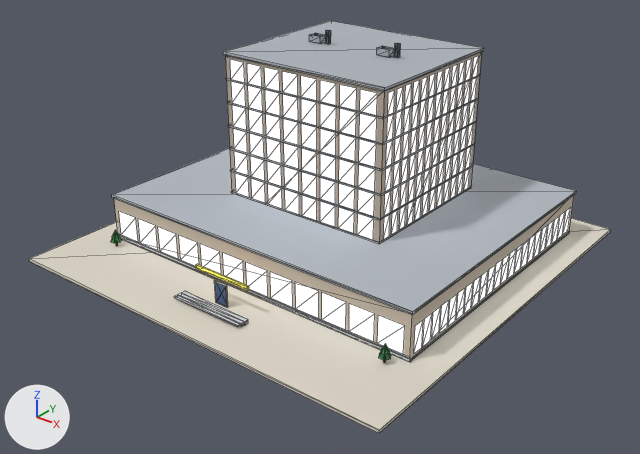
What one commit did to the glTF model public/models/x4/18.glb.
Rendered twice from a camera (50 mm lens) standing at (4.67, -5.98, 3.87) and looking at (0.12, -0.3, 0.35). Lighting does not change. The marker at lower left points along +X, +Y and +Z. The older version comes first. Mesh edges are drawn as thin lines. Vertices at exactly the same position are counted once.

Before the edit, the objects in view are built like this:
```python
me_b18_x4 = bpy.data.meshes.new('b18_x4')
me_b18_x4.from_pydata(...)  # 1946 vertices, 1192 faces; spans x -1.98..1.98, y -1.98..1.98, z 0.0..1.97
me_b18_x4.materials.append(mat_paving)
me_b18_x4.materials.append(mat_wall_cream)
me_b18_x4.materials.append(mat_roof_flat)
me_b18_x4.materials.append(mat_slab)
me_b18_x4.materials.append(mat_glow_window_shop)
me_b18_x4.materials.append(mat_concrete)
me_b18_x4.materials.append(mat_wall_beige)
me_b18_x4.materials.append(mat_glow_window_office)
me_b18_x4.materials.append(mat_white)
me_b18_x4.materials.append(mat_glass_dark)
me_b18_x4.materials.append(mat_glow_sign)
me_b18_x4.materials.append(mat_metal)
me_b18_x4.materials.append(mat_metal_dark)
me_b18_x4.materials.append(mat_trunk)
me_b18_x4.materials.append(mat_tree_green)
me_b18_x4.materials.append(mat_tree_dark)
ob_b18_x4 = bpy.data.objects.new('b18_x4', me_b18_x4)
ob_b18_x4.location = (0.0, 0.0, 0.0)
```
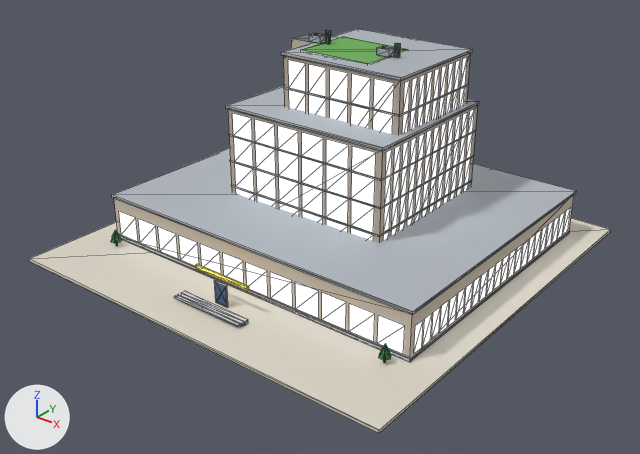
Location of each change, (x1, y1, x2, y2) in pixels of the pictures (640 x 454 px; the box of a moved part takes in the faces that stretch with it):
'b18_x4', reshaped
    before: (29, 21, 611, 433)
    after: (29, 29, 611, 433)
part 1 of me_b18_x4, moved or reshaped
    before: (223, 21, 484, 91)
    after: (283, 53, 470, 135)
part 2 of me_b18_x4, added (mostly hidden)
    after: (291, 32, 332, 49)
part 3 of me_b18_x4, moved or reshaped
    before: (232, 192, 379, 243)
    after: (231, 185, 379, 236)
part 4 of me_b18_x4, moved or reshaped
    before: (381, 186, 472, 242)
    after: (380, 180, 472, 236)
part 5 of me_b18_x4, moved or reshaped
    before: (230, 170, 379, 220)
    after: (230, 160, 380, 209)
part 6 of me_b18_x4, moved or reshaped
    before: (380, 165, 473, 220)
    after: (381, 155, 474, 209)
part 7 of me_b18_x4, moved or reshaped
    before: (228, 125, 381, 170)
    after: (229, 135, 381, 180)
part 8 of me_b18_x4, moved or reshaped
    before: (382, 121, 477, 170)
    after: (382, 130, 476, 180)
part 9 of me_b18_x4, added
    after: (226, 85, 480, 151)
part 10 of me_b18_x4, added
    after: (281, 29, 473, 81)
part 11 of me_b18_x4, rebuilt (not visible before)
    after: (236, 188, 254, 200)
part 12 of me_b18_x4, rebuilt (not visible before)
    after: (279, 203, 299, 215)
part 13 of me_b18_x4, rebuilt (not visible before)
    after: (302, 211, 323, 223)
part 14 of me_b18_x4, rebuilt (not visible before)
    after: (351, 228, 373, 241)
part 15 of me_b18_x4, deleted
    before: (226, 56, 479, 240)
part 16 of me_b18_x4, cut back (mostly hidden before)
    before: (227, 74, 481, 195)
    after: (232, 37, 474, 233)

What changed in the scene script:
```text
Add mat_grass:
    mat_grass = bpy.data.materials.new('grass')
    # nodes: BsdfPrincipled, Mix, OutputMaterial, VertexColor
    # colours: green #6fae5a, mixed with the vertex colours
Change me_b18_x4:
    used by ob_b18_x4; location = (0.0, 0.0, 0.0)
    remove me_b18_x4.from_pydata(...)  # 1946 vertices, 1192 faces; spans x -1.98..1.98, y -1.98..1.98, z 0.0..1.97
    add me_b18_x4.from_pydata(...)  # 2130 vertices, 1320 faces; spans x -1.98..1.98, y -1.98..1.98, z 0.0..1.97
    me_b18_x4 part 1: the loose piece of 8 vertices spanning x -0.87..0.87, y -0.43..1.13, z 1.81..1.83 is scaled about its middle by (0.716, 0.716, 68.5), then moved by (0.18, 0.1, -0.9)
    me_b18_x4 part 2: the loose piece of 8 vertices spanning x -0.49..-0.35, y 0.31..0.4, z 1.85..1.9 is copied, and the copy is scaled about its middle by (2.31, 3.78, 8.31), then moved by (-0.2, 0.2, -0.31); it spans x -0.77..-0.47, y 0.38..0.72, z 1.31..1.81
    me_b18_x4 part 3: the loose piece of 4 vertices spanning x -0.86..0.86, y -0.43, z 0.47..0.48 is moved by (0.0, 0.0, 0.07)
    me_b18_x4 part 4: the loose piece of 4 vertices spanning x 0.87, y -0.42..1.12, z 0.47..0.48 is moved by (0.0, 0.0, 0.07)
    me_b18_x4 part 5: the loose piece of 4 vertices spanning x -0.86..0.86, y -0.43, z 0.69..0.7 is moved by (0.0, 0.0, 0.1)
    me_b18_x4 part 6: the loose piece of 4 vertices spanning x 0.87, y -0.42..1.12, z 0.69..0.7 is moved by (0.0, 0.0, 0.1)
    me_b18_x4 part 7: the loose piece of 4 vertices spanning x -0.86..0.86, y -0.43, z 1.13..1.15 is moved by (0.0, 0.0, -0.09)
    me_b18_x4 part 8: the loose piece of 4 vertices spanning x 0.87, y -0.42..1.12, z 1.13..1.15 is moved by (0.0, 0.0, -0.09)
    me_b18_x4 part 9: the loose piece of 8 vertices spanning x -0.87..0.87, y -0.43..1.13, z 1.81..1.83 is copied, and the copy is moved by (0.0, 0.0, -0.5); it spans x -0.87..0.87, y -0.43..1.13, z 1.31..1.34
    me_b18_x4 part 10: the loose piece of 8 vertices spanning x -0.87..0.87, y -0.43..1.13, z 1.81..1.83 is copied, and the copy is scaled about its middle by (0.731, 0.732, 1), then moved by (0.18, 0.1, 0.0); it spans x -0.46..0.82, y -0.12..1.02, z 1.81..1.83
    me_b18_x4 part 11: the loose piece of 4 vertices spanning x -0.8..-0.63, y -0.42, z 0.26..0.46 is rebuilt with 4 vertices and now spans x -0.8..-0.56, y -0.42, z 0.29..0.53
    me_b18_x4 part 12: the loose piece of 4 vertices spanning x -0.19..-0.02, y -0.42, z 0.26..0.46 is rebuilt with 4 vertices and now spans x -0.25..-0.02, y -0.42, z 0.29..0.53
    me_b18_x4 part 13: the loose piece of 4 vertices spanning x 0.02..0.19, y -0.42, z 0.26..0.46 is rebuilt with 4 vertices and now spans x 0.02..0.25, y -0.42, z 0.29..0.53
    me_b18_x4 part 14: the loose piece of 4 vertices spanning x 0.63..0.8, y -0.42, z 0.26..0.46 is rebuilt with 4 vertices and now spans x 0.56..0.8, y -0.42, z 0.29..0.53
    me_b18_x4 part 15: 275 loose pieces with 1100 vertices, spanning x -0.87..0.87, y -0.43..1.12, z 0.04..1.77, are deleted
    me_b18_x4 part 16: 60 vertices moved from x -0.86..0.86, y -0.42..1.12, z 0.08..1.81 to x -0.86..0.86, y -0.42..1.12, z 0.08..1.31; 32 vertices removed from x -0.86..0.87, y -0.43..1.12, z 0.04..1.59; 1276 vertices added at x -0.86..0.86, y -0.42..1.12, z 0.04..1.84
    other edits to the shape of me_b18_x4 do not show in these pictures
    add me_b18_x4.materials.append(mat_grass)
```
